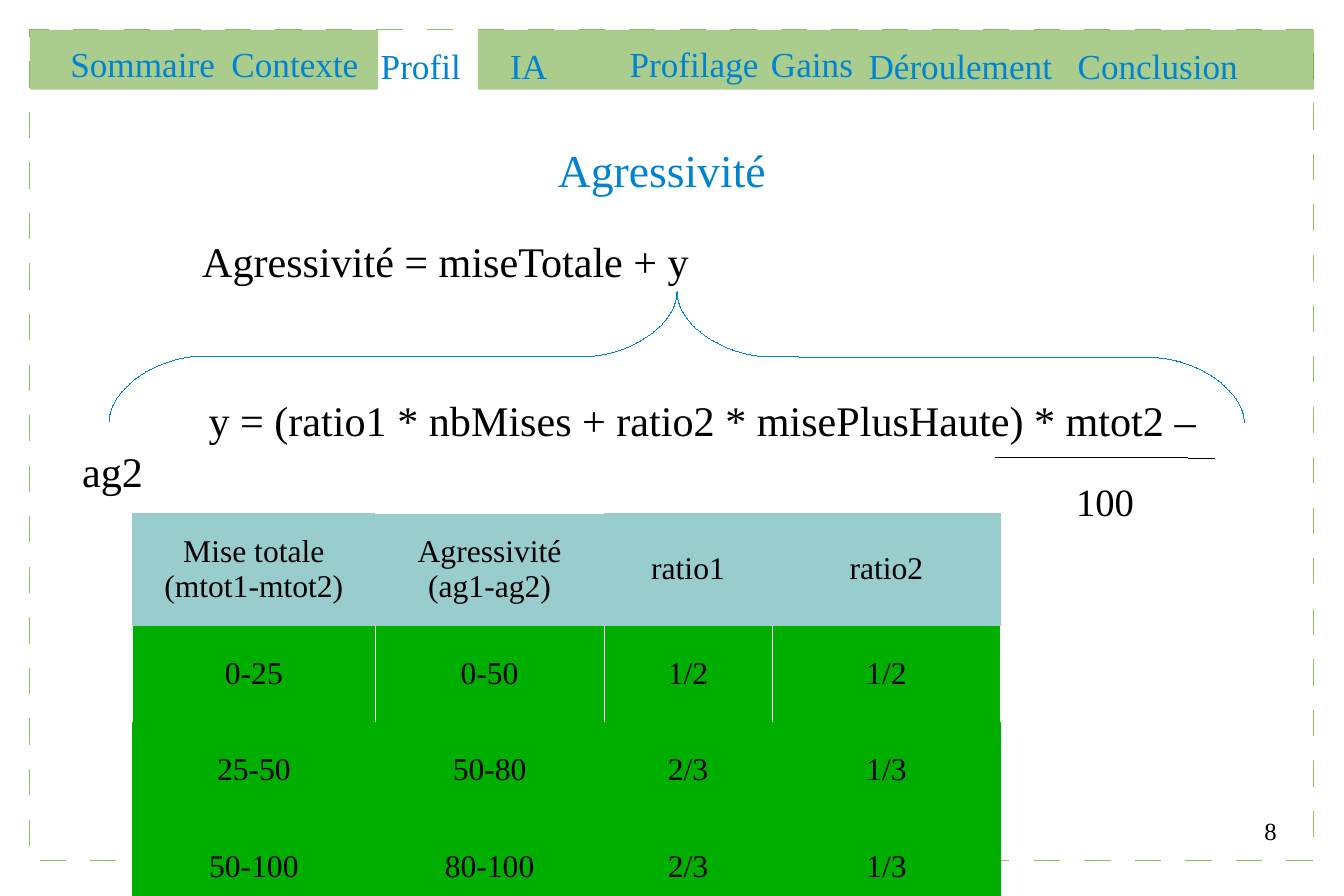
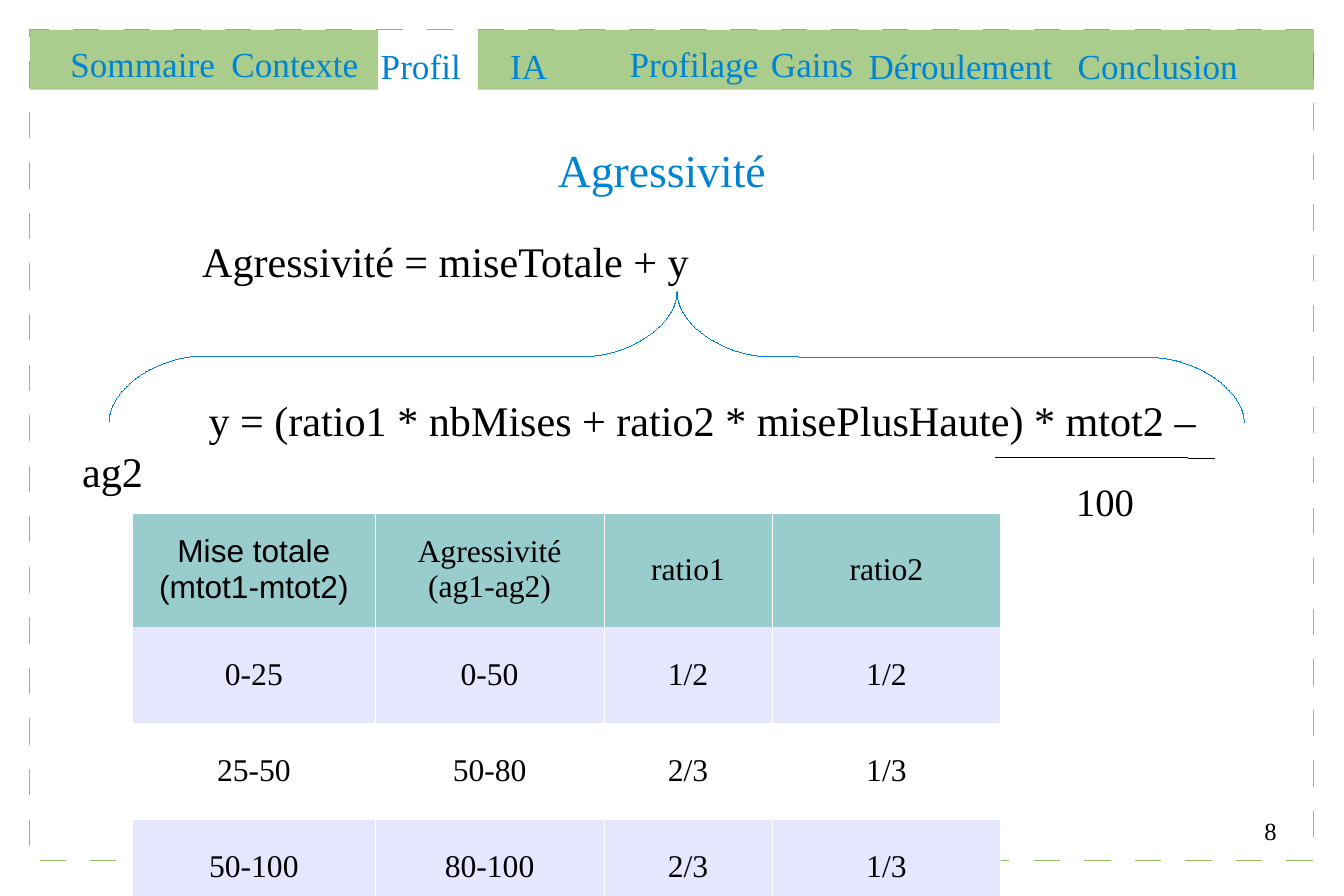
Before and after one commit to Gouga34/TERM1_Poker, a slide deck: slide 8 of Soutenance/presentation.odp. Drawn at 1344x896 pixels with LibreOffice and Linux fonts; fonts in the diff are those of the drawing. Boxes give left, top, right and bottom in pixels: in the first picture for what was removed or moved away, otherwise in the second. Text is boxed around its words. In the diff, an @@ line names an element or a change of style, - is before the commit and + after.

```diff
--- a/Soutenance/presentation.odp
+++ b/Soutenance/presentation.odp
@@ table at [133, 513, 1001, 896] @@
@@ fill #00AE00 to #E6E6FF in 8 cells @@
@@ fill #00AE00 to #FFFFFF in row 3 @@
@@ font Times New Roman to Arial in "Mise totale", "(mtot1-mtot2)" @@
@@ borders changed @@
```
Also in this commit, not shown: 8 other slides changed, 1 slide added, 2 other files.
